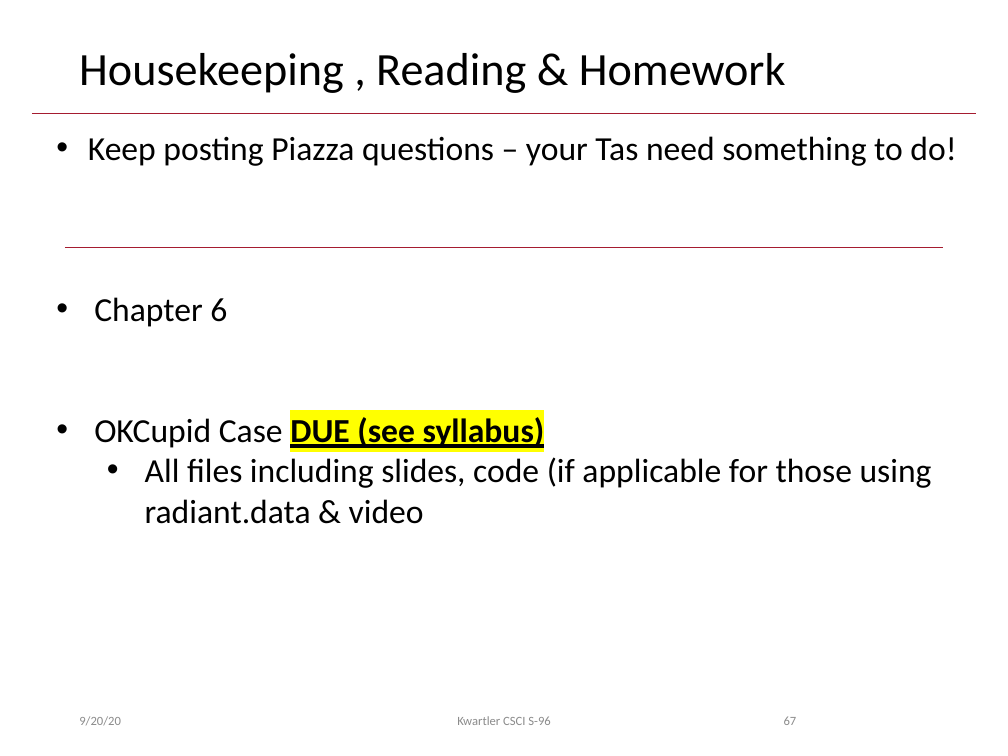
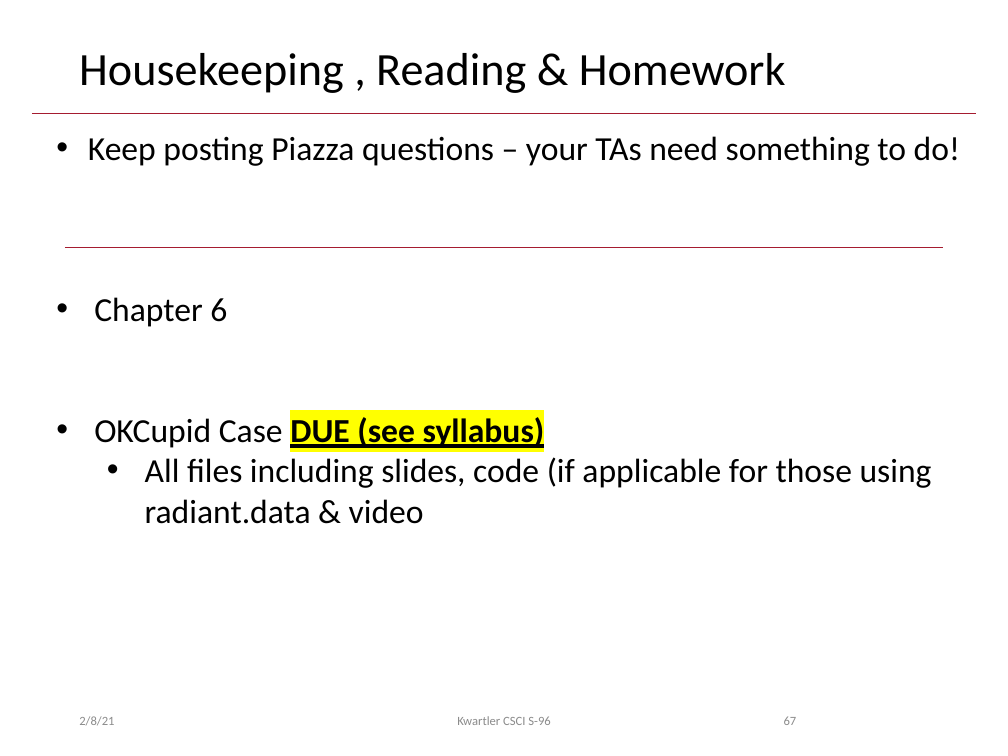
Before and after one commit to kwartler/Harvard_DataMining_Business_Student, a slide deck: slide 67 of Lessons/C_ModelingProcess_DataPrep/DM_Workflow_Preprocessing.pptx. Drawn at 1008x756 pixels with LibreOffice and Linux fonts; fonts in the diff are those of the drawing; background and template pictures are left out. Boxes give left, top, right and bottom in pixels: in the first picture for what was removed or moved away, otherwise in the second. Text is boxed around its words. In the diff, an @@ line names an element or a change of style, - is before the commit and + after.

```diff
--- a/Lessons/C_ModelingProcess_DataPrep/DM_Workflow_Preprocessing.pptx
+++ b/Lessons/C_ModelingProcess_DataPrep/DM_Workflow_Preprocessing.pptx
@@ text at box(88, 136, 960, 166): text changed @@
-• Keep posting Piazza questions – your Tas need something to do!
+• Keep posting Piazza questions – your TAs need something to do!
@@ text at box(79, 716, 114, 725): text changed @@
-9/20/20
+2/8/21
```
Also in this commit, not shown: 63 other slides changed, 1 other file.
